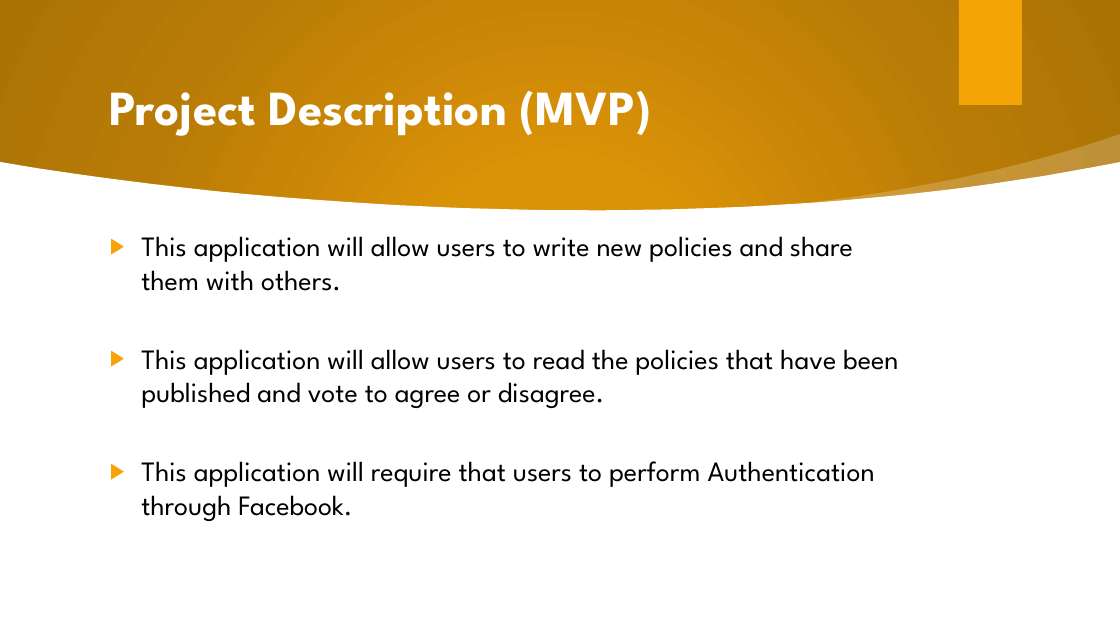
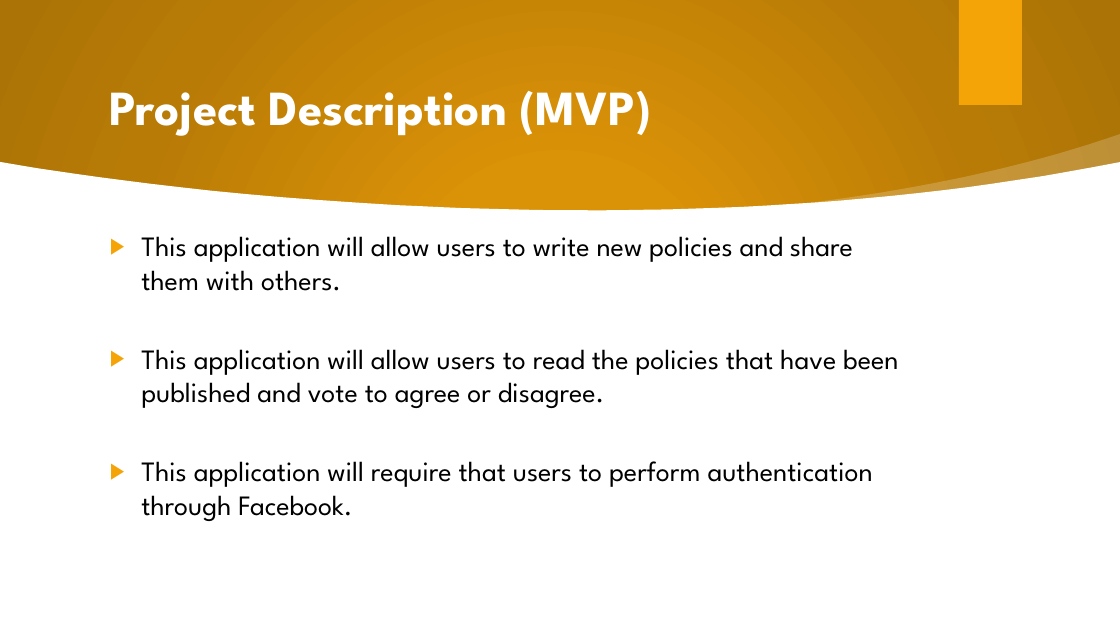
Before and after one commit to BarbaraHernandez/localvote, a slide deck: slide 4 of local-vote-ppt.pptx. Drawn at 1120x630 pixels with LibreOffice and Linux fonts; fonts in the diff are those of the drawing; background and template pictures are left out. Boxes give left, top, right and bottom in pixels: in the first picture for what was removed or moved away, otherwise in the second. Text is boxed around its words. In the diff, an @@ line names an element or a change of style, - is before the commit and + after.

Commit message:
ppt updated

```diff
--- a/local-vote-ppt.pptx
+++ b/local-vote-ppt.pptx
@@ text at <box>141,461,873,521</box>: text changed @@
-▶ This application will require that users to perform Authentication through Facebook.
+▶ This application will require that users to perform authentication through Facebook.
```
